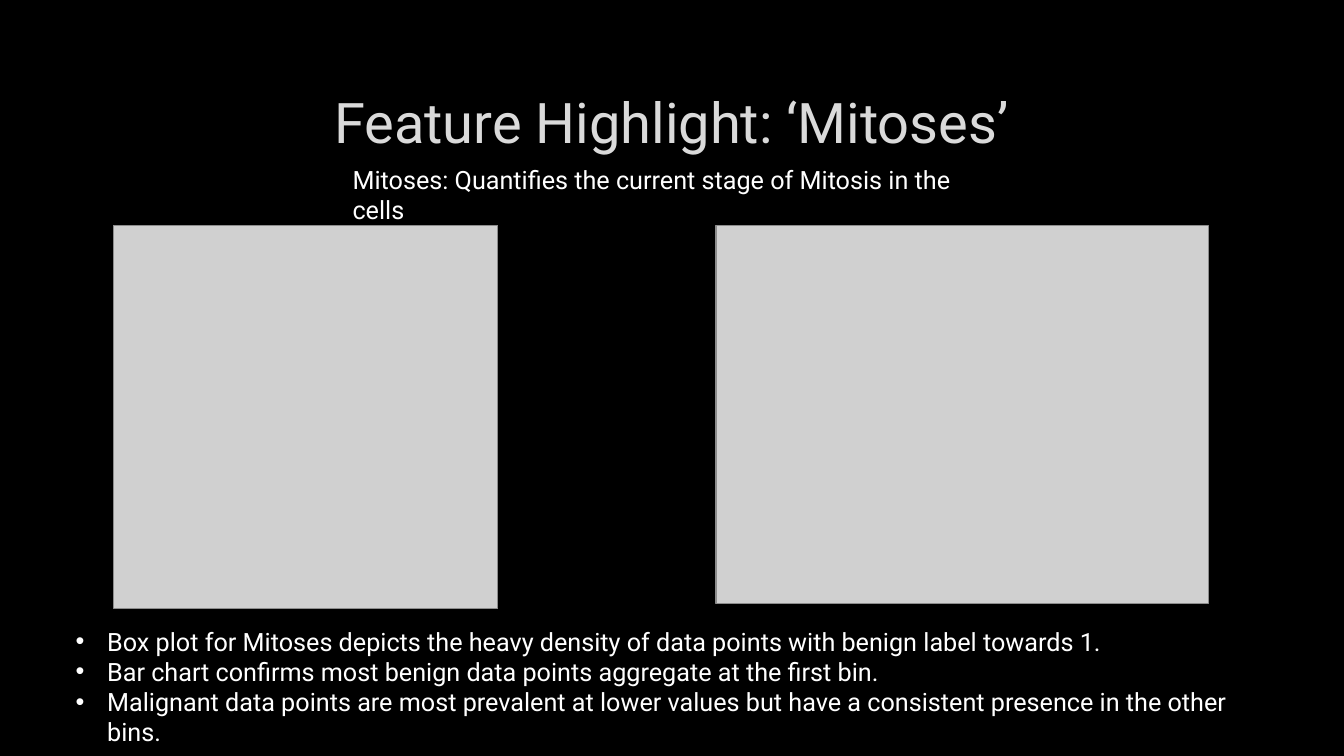
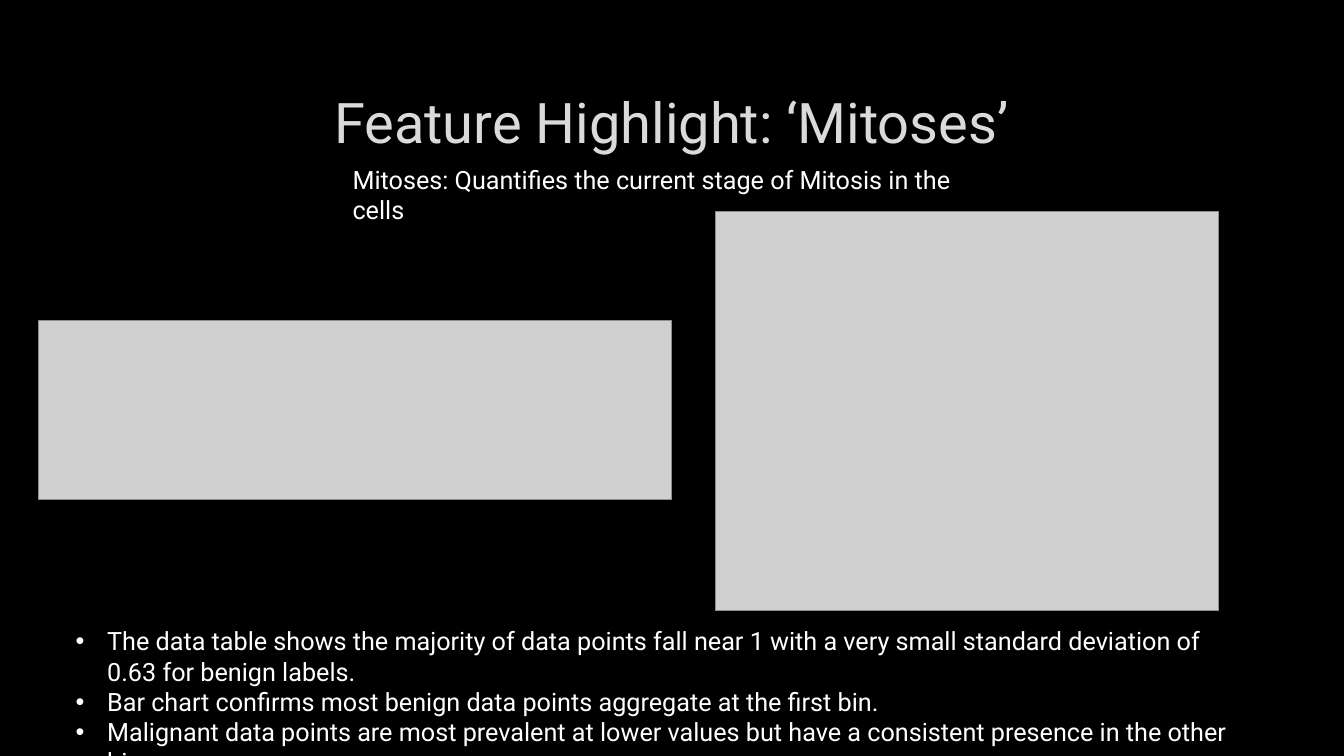
Before and after one commit to MDesai31/DS_Capstone_Breast_Cancer_Prediction, a slide deck: slide 6 of BC_Capstone_Presentation.pptx. Drawn at 1344x756 pixels with LibreOffice and Linux fonts; fonts in the diff are those of the drawing; grey boxes stand for pictures; background and template pictures are left out. Boxes give left, top, right and bottom in pixels: in the first picture for what was removed or moved away, otherwise in the second. Text is boxed around its words. In the diff, an @@ line names an element or a change of style, - is before the commit and + after.

Commit message:
Plot edits

```diff
--- a/BC_Capstone_Presentation.pptx
+++ b/BC_Capstone_Presentation.pptx
@@ picture removed at [114,225,498,609] @@
@@ picture: place and size @@
-picture at [716,225,1208,603]
+picture at [716,212,1219,611]
@@ picture added at [38,321,671,499] @@
@@ text at [107,631,1200,687]: text changed @@
-• Box plot for Mitoses depicts the heavy density of data points with benign label towards 1.
+• The data table shows the majority of data points fall near 1 with a very small standard deviation of 0.63 for benign labels.
```
Also in this commit, not shown: 3 other slides changed, 1 other file.
